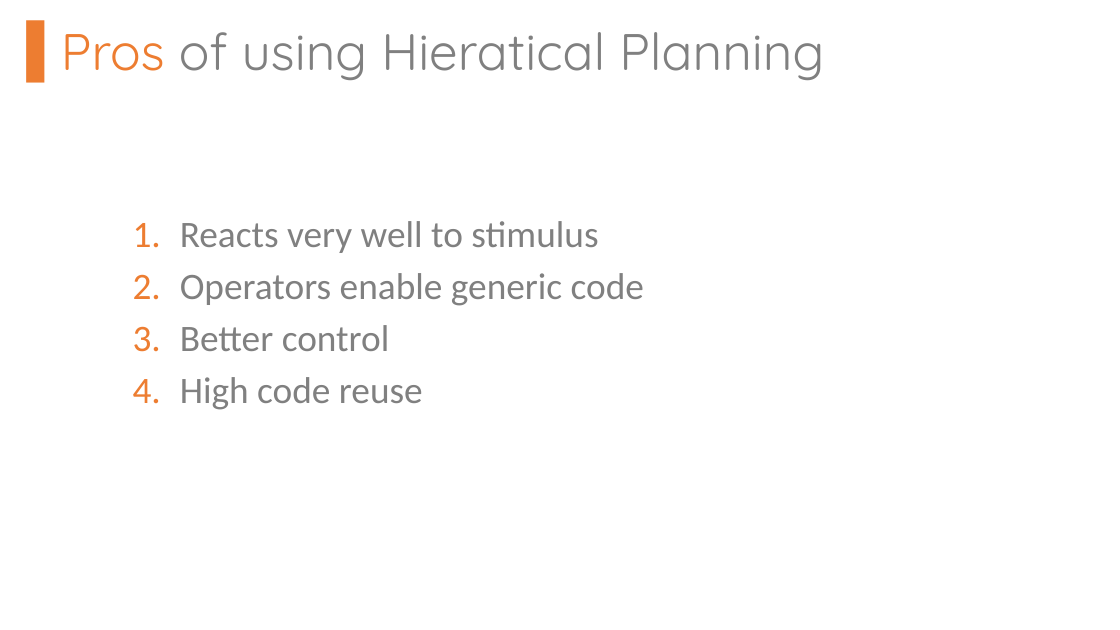
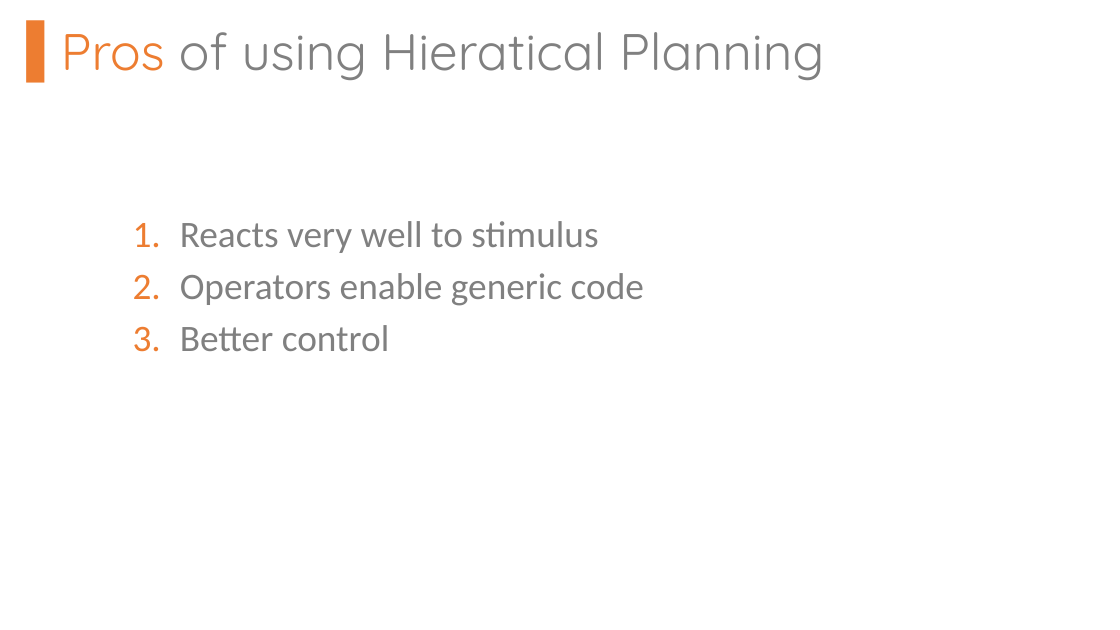
Before and after one commit to jhoffmann2/CS380_FinalProj, a slide deck: slide 5 of FirstNameLastName_Planning.pptx. Drawn at 1120x630 pixels with LibreOffice and Linux fonts; fonts in the diff are those of the drawing. Boxes give left, top, right and bottom in pixels: in the first picture for what was removed or moved away, otherwise in the second. Text is boxed around its words. In the diff, an @@ line names an element or a change of style, - is before the commit and + after.

```diff
--- a/FirstNameLastName_Planning.pptx
+++ b/FirstNameLastName_Planning.pptx
@@ text at (180, 377, 423, 410): paragraph removed @@
-4. High code reuse
```
Also in this commit, not shown: 3 other slides changed, 1 slide added, 6 other files.
